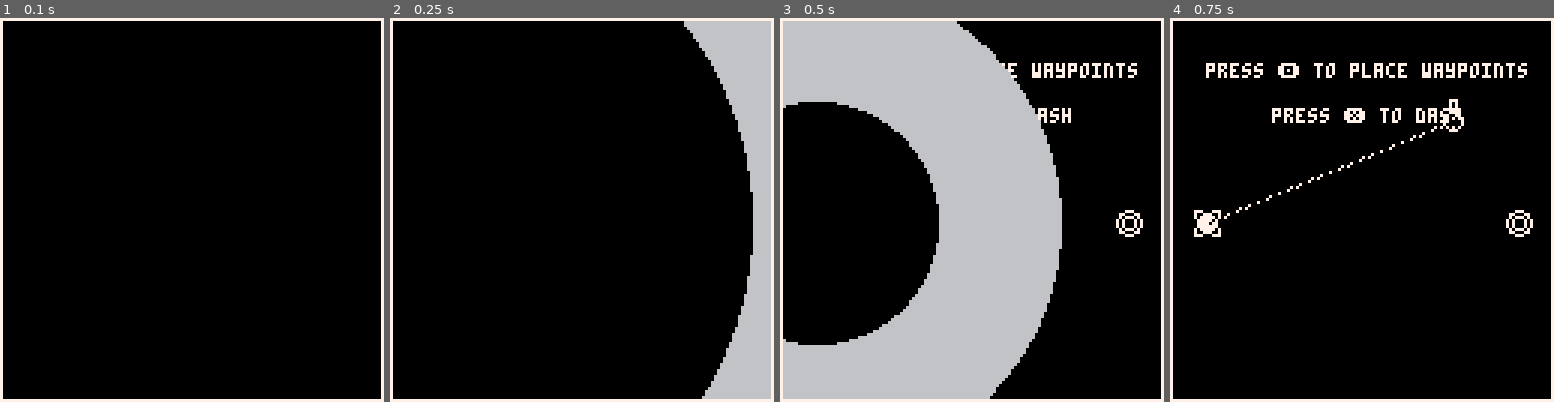
Above: before the commit, frames 1-4 (left to right).
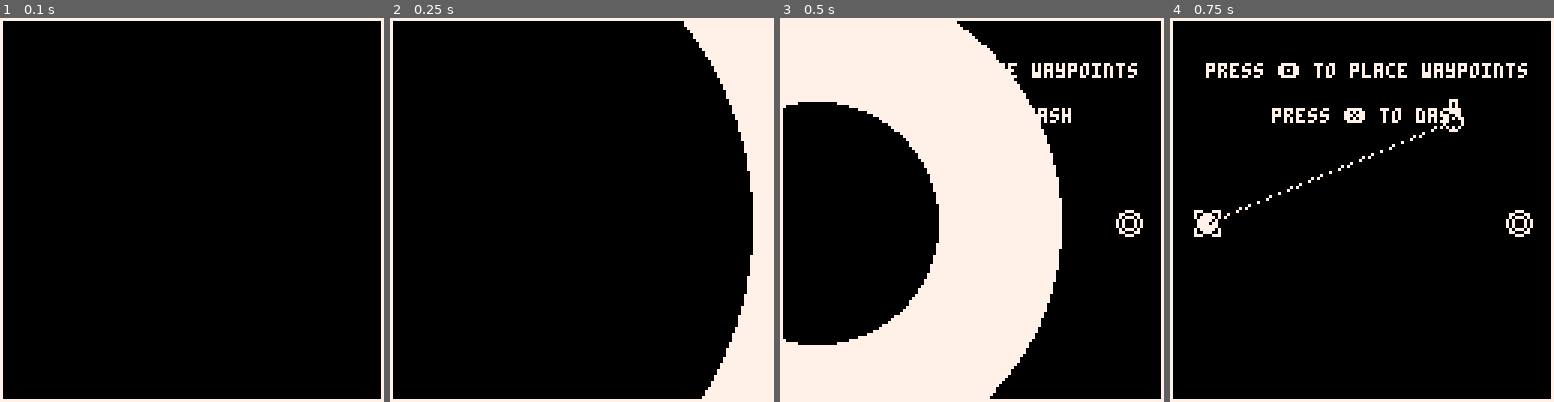
Above: after the commit, the same moments.

Repository: Mastoast/Pico_BaW
Game: PICO-8 cartridge baw.p8
The game is run twice, just before and just after one commit, with the same random seed, the same clock (stepped at 60 frames per second) and the same inputs.
Inputs (mouse positions are in pixels of both pictures, inside the frame that each line leads up to):
- Up to frame 1 (0.1 s): no input
- Up to frame 2 (0.25 s): no input
- Up to frame 3 (0.5 s): tap X (X key) at 0.33 s
- Up to frame 4 (0.75 s): click (1450, 121) at 0.67 s; tap O (Z key) at 0.7 s

Frame 1 is identical in both runs. In frame 2, 9.7% of the frame differs, in the area x 76-100%, y 0-100%; in frame 3, 43%, in the area x 0-74%, y 0-100%; in frame 4, nothing differs.

Commit message:
Fix color

Diff:
--- a/main.lua
+++ b/main.lua
@@ -73,7 +73,7 @@
 
     -- draw fades
     if infade != fade_time then
-        circfill(current_player.x + current_player.hit_w/2, current_player.y + current_player.hit_h/2, 360 * (1 - infade/fade_time), 6)
+        circfill(current_player.x + current_player.hit_w/2, current_player.y + current_player.hit_h/2, 360 * (1 - infade/fade_time), 7)
         circfill(current_player.x + current_player.hit_w/2, current_player.y + current_player.hit_h/2, 180 * (1 - infade/fade_time), 0)
     end
 
